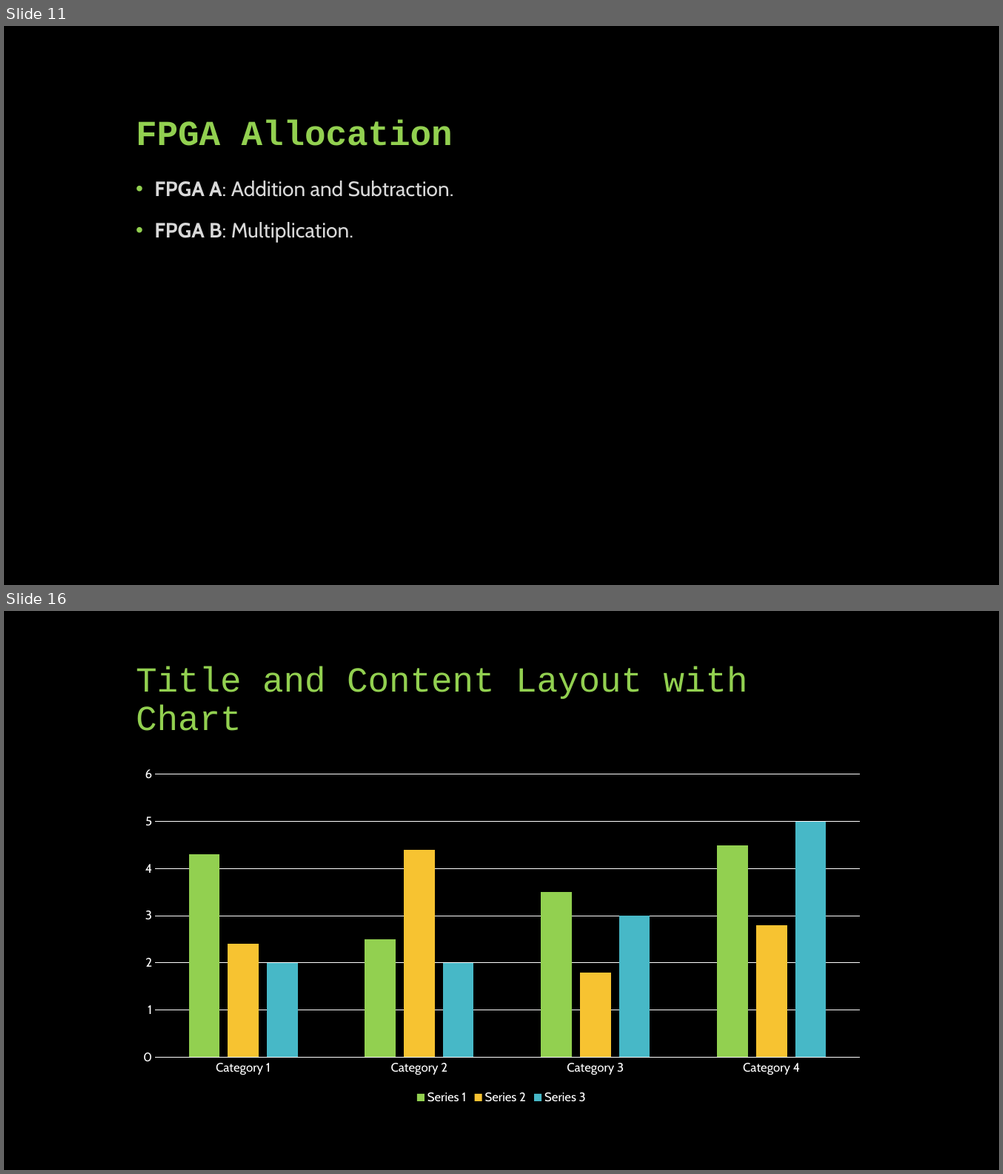
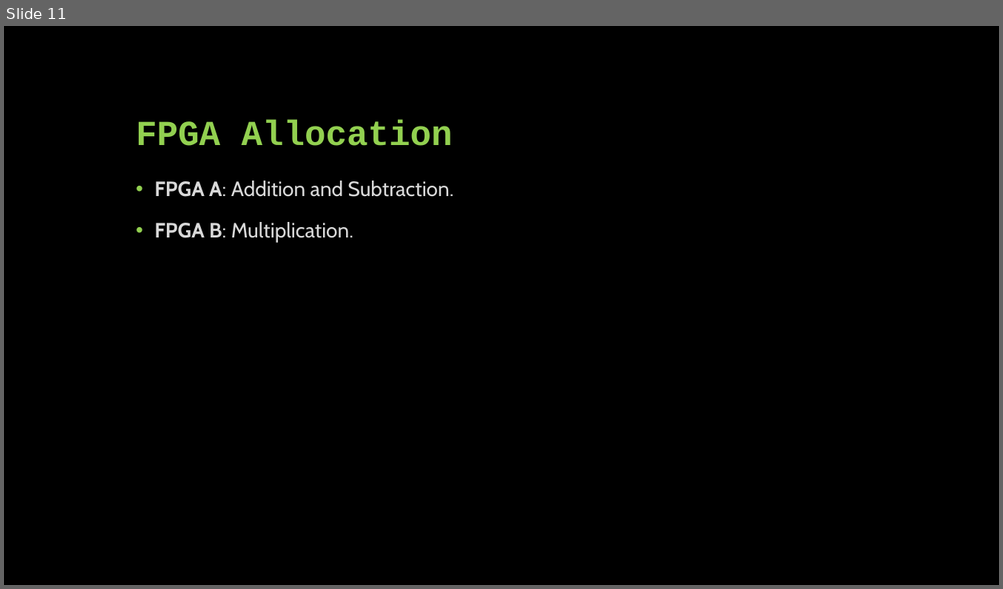
Before and after one commit to brianz123/ENEE459F_srcs, a slide deck: ENEE 459F Final Project.pptx. Shown one above the other, each under a label of ours: slides 11 and 16 before the commit, slide 11 after it; the slides between them are not shown. The pictures are 1003x1174 and 1003x589 pixels, drawn with LibreOffice and Linux fonts; fonts in the diff are those of the drawing. Boxes give left, top, right and bottom in pixels: in the first picture for what was removed or moved away, otherwise in the second. Text is boxed around its words. In the diff, an @@ line names an element or a change of style, - is before the commit and + after.

```diff
--- a/ENEE 459F Final Project.pptx
+++ b/ENEE 459F Final Project.pptx
@@ slide 16 removed at bbox=[4, 611, 999, 1170], background #000000 @@
@@ title removed at bbox=[136, 667, 748, 731] @@
-Title and Content Layout with Chart
@@ column chart removed at bbox=[128, 760, 875, 1109] @@
-categories: Category 1, Category 2, Category 3, Category 4
-Series 1: 4.3, 2.5, 3.5, 4.5
-Series 2: 2.4, 4.4, 1.8, 2.8
-Series 3: 2, 2, 3, 5
```
Also in this commit, not shown: 7 slides changed, 3 slides added, 9 other slides removed.
